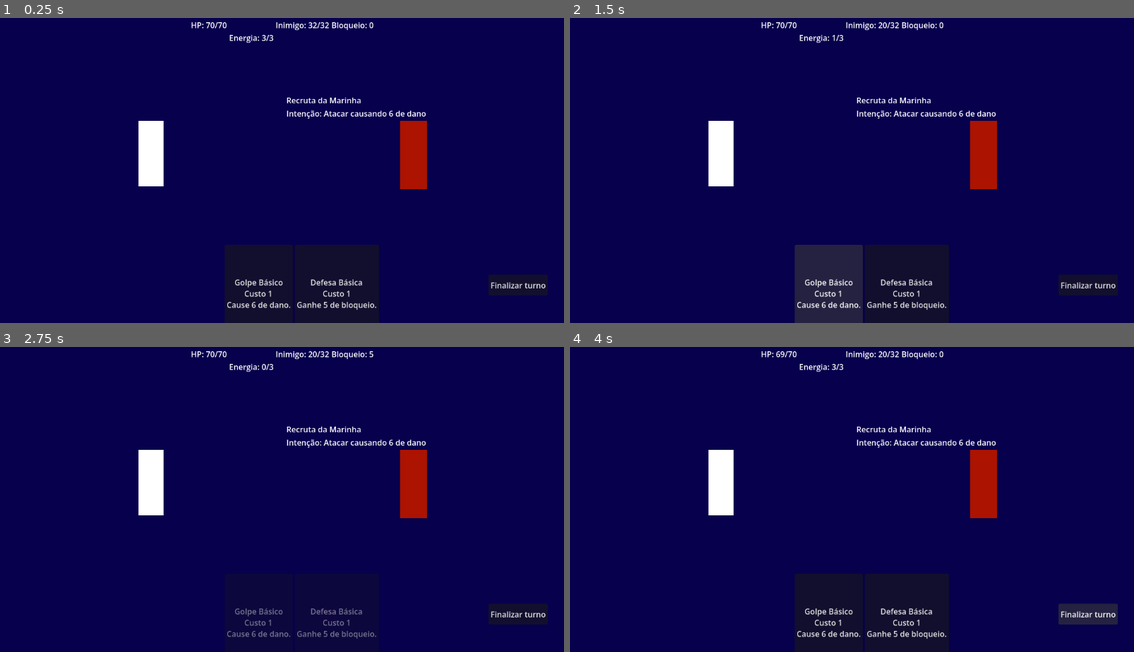
Above: before the commit, frames 1-4 (two rows, left to right).
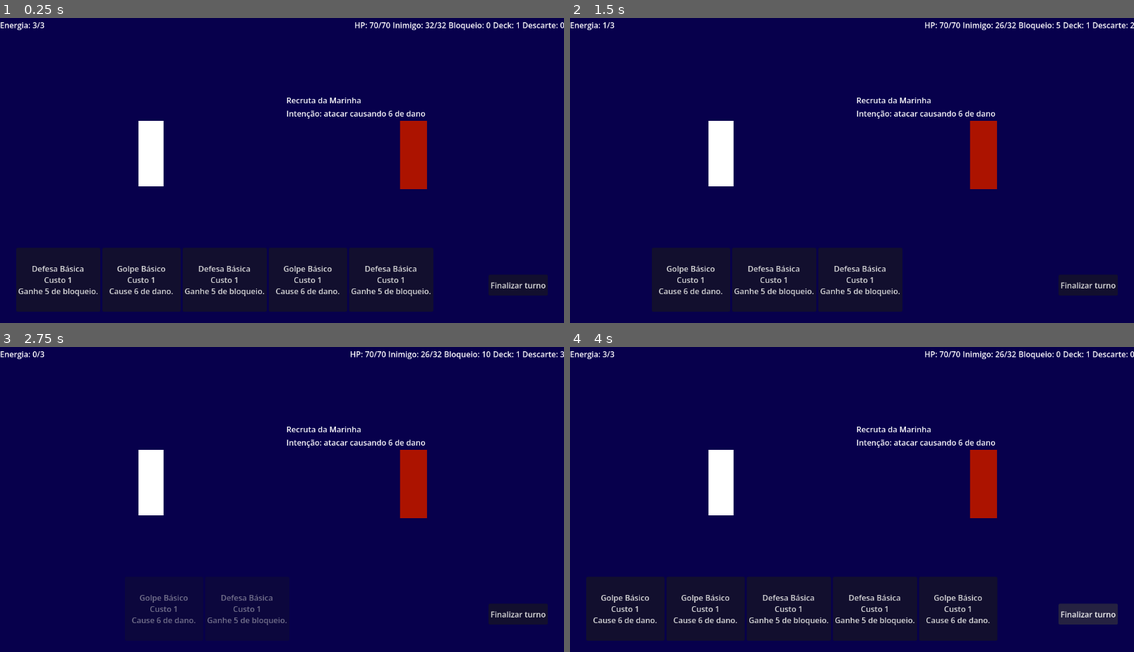
Above: after the commit, the same moments.

Repository: diogoasp/grand-voyage-deckbuilder
Game: Godot game, scene res://scenes/Main.tscn
The game is run twice, just before and just after one commit, with the same random seed, the same clock (stepped at 60 frames per second) and the same inputs.
Inputs:
- Up to frame 1 (0.25 s): no input
- Up to frame 2 (1.5 s): click "Golpe Básico Custo 1 Cause 6 …" at 0.5 s; click "Golpe Básico Custo 1 Cause 6 …" at 1.25 s
- Up to frame 3 (2.75 s): click "Defesa Básica Custo 1 Ganhe 5…" at 2 s
- Up to frame 4 (4 s): click "Golpe Básico Custo 1 Cause 6 …" at 2.75 s; click "Finalizar turno" at 3.5 s

The runs differ from the first frame. In frame 1, 13% of the frame differs, in the area x 0-100%, y 1-100%; in frame 2, 10%; in frame 3, 2.0%; in frame 4, 13%.

Commit message:
Add draw hand and discrd piles

Diff:
--- a/scenes/combat/CombatScene.tscn
+++ b/scenes/combat/CombatScene.tscn
@@ -21,20 +21,34 @@
 offset_bottom = 75.0
 alignment = 1
 
+[node name="EnergyLabel" type="Label" parent="TopBar" unique_id=498130580]
+layout_direction = 2
+layout_mode = 2
+size_flags_horizontal = 2
+text = "Enegy Label"
+horizontal_alignment = 1
+vertical_alignment = 1
+
 [node name="PlayerHPLabel" type="Label" parent="TopBar" unique_id=1764902482]
 layout_mode = 2
 size_flags_horizontal = 0
-
-[node name="EnergyLabel" type="Label" parent="TopBar" unique_id=498130580]
-layout_mode = 2
-size_flags_horizontal = 4
-size_flags_vertical = 8
+text = "PlayeHPLabel"
 
 [node name="EnemyHPLabel" type="Label" parent="TopBar" unique_id=1850803614]
 layout_mode = 2
+text = "EnemyHPLabel"
 
 [node name="BlockLabel" type="Label" parent="TopBar" unique_id=89880467]
 layout_mode = 2
+text = "BlockLabel"
+
+[node name="DrawPileLabel" type="Label" parent="TopBar" unique_id=1259792803]
+layout_mode = 2
+text = "DrawPile"
+
+[node name="DiscardPileLabel" type="Label" parent="TopBar" unique_id=253655563]
+layout_mode = 2
+text = "DiscardPile"
 
 [node name="EnemyArea" type="VBoxContainer" parent="." unique_id=1800212012]
 layout_mode = 0
@@ -59,11 +73,17 @@
 
 [node name="HandArea" type="HBoxContainer" parent="." unique_id=767289767]
 layout_mode = 0
-offset_left = 259.0
-offset_top = 488.0
-offset_right = 975.0
-offset_bottom = 619.0
+offset_left = 33.0
+offset_top = 494.0
+offset_right = 813.0
+offset_bottom = 625.0
 alignment = 1
+
+[node name="StrikeButton" type="Button" parent="HandArea" unique_id=1438979917]
+layout_mode = 2
+text = "Golpe Básico
+Custo 1
+Dano 6"
 
 [node name="EndTurnButton" type="Button" parent="." unique_id=352398968]
 layout_mode = 0
--- a/scenes/combat/combat_scene.gd
+++ b/scenes/combat/combat_scene.gd
@@ -1,18 +1,18 @@
 extends Control
 
-# Player Labels
 @onready var player_hp_label: Label = $TopBar/PlayerHPLabel
+@onready var enemy_hp_label: Label = $TopBar/EnemyHPLabel
 @onready var energy_label: Label = $TopBar/EnergyLabel
 @onready var block_label: Label = $TopBar/BlockLabel
-
-# Enemy Labels
-@onready var enemy_hp_label: Label = $TopBar/EnemyHPLabel
+@onready var draw_pile_label: Label = $TopBar/DrawPileLabel
+@onready var discard_pile_label: Label = $TopBar/DiscardPileLabel
+
 @onready var enemy_name_label: Label = $EnemyArea/EnemyNameLabel
 @onready var enemy_intent_label: Label = $EnemyArea/EnemyIntentLabel
 
-# Action elements
 @onready var hand_area: HBoxContainer = $HandArea
 @onready var end_turn_button: Button = $EndTurnButton
+
 
 var player_hp: int = 70
 var player_max_hp: int = 70
@@ -25,54 +25,163 @@
 
 var energy: int = 3
 var max_energy: int = 3
+var cards_per_turn: int = 5
 
 var combat_finished: bool = false
-
-var hand_cards: Array[Dictionary] = [
-	{
+var next_card_instance_id: int = 1
+
+
+var card_database: Dictionary = {
+	"strike_basic": {
 		"id": "strike_basic",
 		"name": "Golpe Básico",
 		"cost": 1,
 		"description": "Cause 6 de dano.",
 		"effects": [
-			{ "type": "damage", "value": 6, "target": "enemy" }
+			{
+				"type": "damage",
+				"value": 6,
+				"target": "enemy"
+			}
 		]
 	},
-	{
+	"defend_basic": {
 		"id": "defend_basic",
 		"name": "Defesa Básica",
 		"cost": 1,
 		"description": "Ganhe 5 de bloqueio.",
 		"effects": [
-			{ "type": "block", "value": 5, "target": "player" }
+			{
+				"type": "block",
+				"value": 5,
+				"target": "player"
+			}
 		]
 	}
+}
+
+
+var starting_deck_ids: Array[String] = [
+	"strike_basic",
+	"strike_basic",
+	"strike_basic",
+	"defend_basic",
+	"defend_basic",
+	"defend_basic"
 ]
+
+var draw_pile: Array[Dictionary] = []
+var hand: Array[Dictionary] = []
+var discard_pile: Array[Dictionary] = []
+
 
 func _ready() -> void:
 	end_turn_button.pressed.connect(_on_end_turn_pressed)
-	create_hand()
+	start_combat()
+
+
+func start_combat() -> void:
+	combat_finished = false
+	next_card_instance_id = 1
+
+	player_hp = player_max_hp
+	player_block = 0
+	energy = max_energy
+
+	enemy_hp = enemy_max_hp
+
+	draw_pile.clear()
+	hand.clear()
+	discard_pile.clear()
+
+	for card_id in starting_deck_ids:
+		draw_pile.append(create_card_instance(card_id))
+
+	draw_pile.shuffle()
+
+	draw_cards(cards_per_turn)
+	rebuild_hand_ui()
 	update_ui()
 
-func create_hand() -> void:
-	clear_hand()
-
-	for card_data in hand_cards:
+	print("Combate iniciado.")
+
+
+func create_card_instance(card_id: String) -> Dictionary:
+	if not card_database.has(card_id):
+		push_error("Carta não encontrada no banco: %s" % card_id)
+		return {}
+
+	var instance := {
+		"instance_id": next_card_instance_id,
+		"card_id": card_id
+	}
+
+	next_card_instance_id += 1
+
+	return instance
+
+
+func draw_cards(amount: int) -> void:
+	for i in range(amount):
+		if draw_pile.is_empty():
+			reshuffle_discard_into_draw_pile()
+
+		if draw_pile.is_empty():
+			return
+
+		var card_instance: Dictionary = draw_pile.pop_back()
+		hand.append(card_instance)
+
+
+func reshuffle_discard_into_draw_pile() -> void:
+	if discard_pile.is_empty():
+		return
+
+	print("Embaralhando descarte no deck de compra.")
+
+	draw_pile = discard_pile.duplicate()
+	draw_pile.shuffle()
+	discard_pile.clear()
+
+
+func rebuild_hand_ui() -> void:
+	clear_hand_ui()
+
+	for card_instance in hand:
+		var card_id: String = str(card_instance["card_id"])
+		var instance_id: int = int(card_instance["instance_id"])
+
+		if not card_database.has(card_id):
+			push_warning("Carta ausente do banco: %s" % card_id)
+			continue
+
+		var card_data: Dictionary = card_database[card_id]
+
 		var card_button := Button.new()
-		card_button.custom_minimum_size = Vector2(120, 200)
+		card_button.custom_minimum_size = Vector2(160, 110)
 		card_button.text = get_card_button_text(card_data)
-		card_button.pressed.connect(_on_card_pressed.bind(card_data))
+		card_button.set_meta("instance_id", instance_id)
+		card_button.set_meta("card_id", card_id)
+		card_button.set_meta("cost", int(card_data["cost"]))
+		card_button.pressed.connect(_on_card_button_pressed.bind(card_button))
+
 		hand_area.add_child(card_button)
 
-func clear_hand() -> void:
+
+func clear_hand_ui() -> void:
 	for child in hand_area.get_children():
 		child.queue_free()
 
+
 func get_card_button_text(card_data: Dictionary) -> String:
+	var card_name: String = str(card_data["name"])
+	var cost: int = int(card_data["cost"])
+	var description: String = str(card_data["description"])
+
 	return "%s\nCusto %d\n%s" % [
-		card_data["name"],
-		card_data["cost"],
-		card_data["description"]
+		card_name,
+		cost,
+		description
 	]
 
 
@@ -81,34 +190,84 @@
 	enemy_hp_label.text = "Inimigo: %d/%d" % [enemy_hp, enemy_max_hp]
 	energy_label.text = "Energia: %d/%d" % [energy, max_energy]
 	block_label.text = "Bloqueio: %d" % player_block
+	draw_pile_label.text = "Deck: %d" % draw_pile.size()
+	discard_pile_label.text = "Descarte: %d" % discard_pile.size()
 
 	enemy_name_label.text = enemy_name
-	# Sobre as intenções, como base podemos ver a intenção atual.
-	# Com Haki da observação, podemos ver o dano que será causado.
-	# Com Haki avançado podemos ver, além do dano, a ação seguinte planejada
-	enemy_intent_label.text = "Intenção: Atacar causando %d de dano" % enemy_damage
+
+	if combat_finished:
+		enemy_intent_label.text = "Combate encerrado"
+	else:
+		enemy_intent_label.text = "Intenção: atacar causando %d de dano" % enemy_damage
 
 	for child in hand_area.get_children():
 		if child is Button:
-			var card_index := child.get_index()
-			var card_data := hand_cards[card_index]
-			var cost: int = card_data["cost"]
+			var cost: int = int(child.get_meta("cost", 0))
 			child.disabled = combat_finished or energy < cost
 
 	end_turn_button.disabled = combat_finished
 
-func _on_card_pressed(card_data: Dictionary) -> void:
-	var cost: int = card_data["cost"]
+
+func _on_card_button_pressed(card_button: Button) -> void:
+	if combat_finished:
+		return
+
+	if not is_instance_valid(card_button):
+		return
+
+	var instance_id: int = int(card_button.get_meta("instance_id", -1))
+
+	if instance_id == -1:
+		push_warning("Botão de carta sem instance_id.")
+		return
+
+	var card_instance: Dictionary = find_card_in_hand(instance_id)
+
+	if card_instance.is_empty():
+		push_warning("Instância de carta não encontrada na mão: %d" % instance_id)
+		return
+
+	var card_id: String = str(card_instance["card_id"])
+
+	if not card_database.has(card_id):
+		push_warning("Carta não encontrada no banco: %s" % card_id)
+		return
+
+	var card_data: Dictionary = card_database[card_id]
+	var cost: int = int(card_data["cost"])
 
 	if not can_play_card(cost):
-		return
+		update_ui()
+		return
+
+	play_card(card_instance, card_data)
+
+
+func find_card_in_hand(instance_id: int) -> Dictionary:
+	for card_instance in hand:
+		if int(card_instance["instance_id"]) == instance_id:
+			return card_instance
+
+	return {}
+
+
+func play_card(card_instance: Dictionary, card_data: Dictionary) -> void:
+	var cost: int = int(card_data["cost"])
 
 	energy -= cost
+
+	print("Carta jogada: %s" % str(card_data["name"]))
+
 	resolve_card_effects(card_data)
-
+	move_card_from_hand_to_discard(int(card_instance["instance_id"]))
+
+	if enemy_hp <= 0:
+		end_combat_with_victory()
+
+	rebuild_hand_ui()
 	update_ui()
 
-# TODO: Refatorar
+
 func can_play_card(cost: int) -> bool:
 	if combat_finished:
 		return false
@@ -119,21 +278,30 @@
 
 	return true
 
+
+func move_card_from_hand_to_discard(instance_id: int) -> void:
+	for i in range(hand.size()):
+		var card_instance: Dictionary = hand[i]
+
+		if int(card_instance["instance_id"]) == instance_id:
+			var removed_card: Dictionary = hand.pop_at(i)
+			discard_pile.append(removed_card)
+			return
+
+	push_warning("Não foi possível mover carta para descarte: %d" % instance_id)
+
+
 func resolve_card_effects(card_data: Dictionary) -> void:
-	print("Card jogada: %s" % card_data["name"])
-
 	var effects: Array = card_data["effects"]
 
 	for effect in effects:
 		resolve_effect(effect)
 
-	if enemy_hp <= 0:
-		end_combat_with_victory()
 
 func resolve_effect(effect: Dictionary) -> void:
-	var effect_type: String = effect["type"]
-	var value: int = effect["value"]
-	var target: String = effect["target"]
+	var effect_type: String = str(effect["type"])
+	var value: int = int(effect["value"])
+	var target: String = str(effect["target"])
 
 	match effect_type:
 		"damage":
@@ -141,6 +309,7 @@
 				enemy_hp -= value
 				enemy_hp = max(enemy_hp, 0)
 				print("Causou %d de dano." % value)
+
 		"block":
 			if target == "player":
 				player_block += value
@@ -149,30 +318,37 @@
 		_:
 			push_warning("Tipo de efeito desconhecido: %s" % effect_type)
 
-func _on_end_turn() -> void:
-	if combat_finished:
-		return
-
+
+func _on_end_turn_pressed() -> void:
+	if combat_finished:
+		return
+
+	discard_hand()
 	resolve_enemy_turn()
 
 	if combat_finished:
+		rebuild_hand_ui()
 		update_ui()
 		return
 
 	start_player_turn()
+	rebuild_hand_ui()
 	update_ui()
 
-func start_player_turn() -> void:
-	print("Novo turno do jogador.")
-	energy = max_energy
-	player_block = 0
+
+func discard_hand() -> void:
+	for card_instance in hand:
+		discard_pile.append(card_instance)
+
+	hand.clear()
+
 
 func resolve_enemy_turn() -> void:
-	print("Turno inimigo!")
-
-	var incoming_damage := enemy_damage
-	var blocked_damage = min (player_block, incoming_damage)
-	var final_damage = incoming_damage - blocked_damage
+	print("Turno do inimigo.")
+
+	var incoming_damage: int = enemy_damage
+	var blocked_damage: int = min(player_block, incoming_damage)
+	var final_damage: int = incoming_damage - blocked_damage
 
 	player_block -= blocked_damage
 	player_hp -= final_damage
@@ -183,22 +359,21 @@
 	if player_hp <= 0:
 		end_combat_with_defeat()
 
+
+func start_player_turn() -> void:
+	print("Novo turno do jogador.")
+
+	energy = max_energy
+	player_block = 0
+
+	draw_cards(cards_per_turn)
+
+
 func end_combat_with_victory() -> void:
 	combat_finished = true
-	print("Vitória!")
+	print("Vitória! Inimigo derrotado.")
+
 
 func end_combat_with_defeat() -> void:
 	combat_finished = true
-	print("Derrota! O capitão caiu.")
-
-func _on_end_turn_pressed() -> void:
-	if combat_finished: return
-
-	resolve_enemy_turn()
-
-	if combat_finished:
-		update_ui()
-		return
-
-	start_player_turn()
-	update_ui()
+	print("Derrota. O capitão caiu.")
